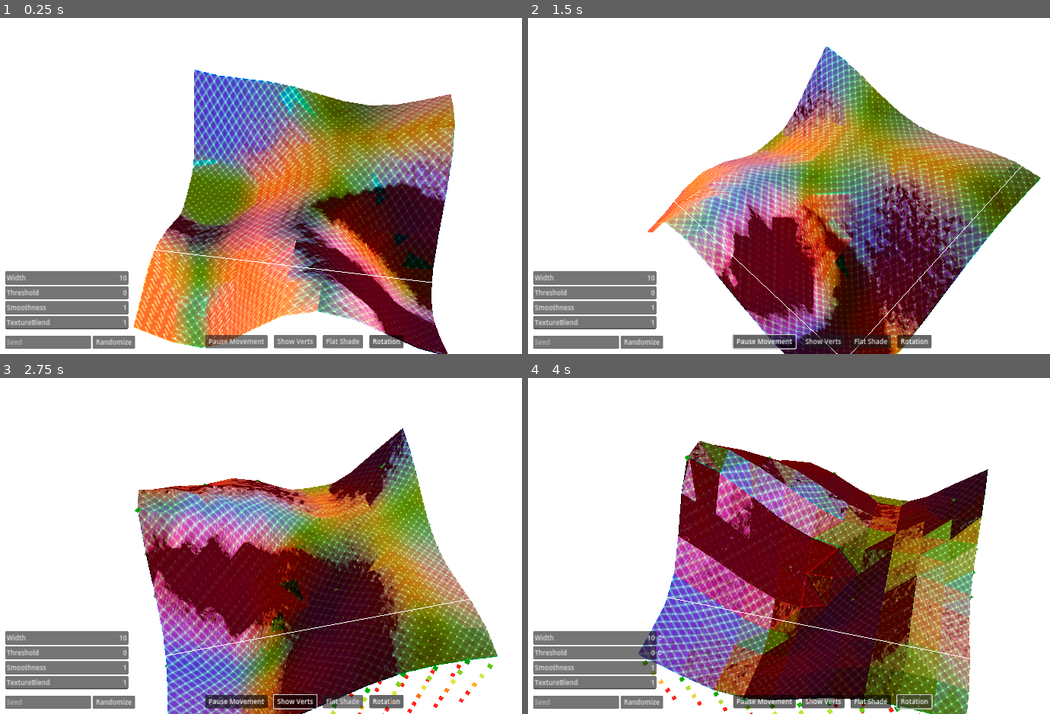
Above: before the commit, frames 1-4 (two rows, left to right).
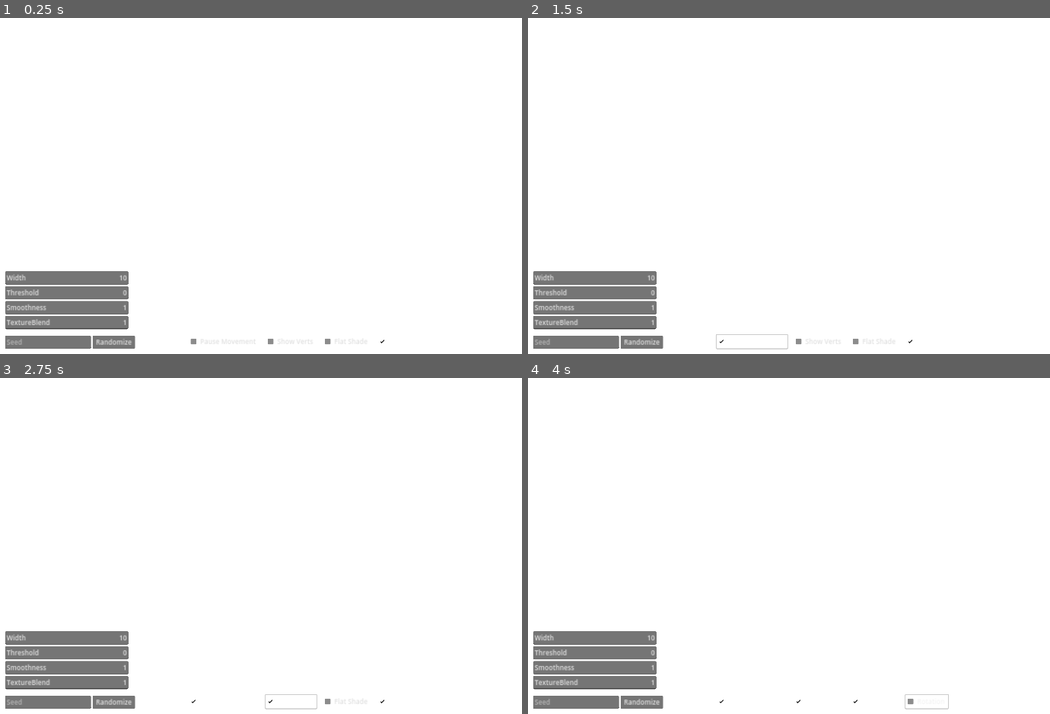
Above: after the commit, the same moments.

Repository: jupiterbjy/ProjectIncubator-Godot
Game: Godot game, scene res://Scenes/Viewer/marching_cube_viewer.tscn
Same seed, same stepped clock (60 frames per second), same inputs: the game is played once before the commit and once after it.
Inputs (mouse positions are in pixels of both pictures, inside the frame that each line leads up to):
- Up to frame 1 (0.25 s): no input
- Up to frame 2 (1.5 s): click (574, 343) at 0.52 s; type "12" at 0.6 s; click "Pause Movement" at 1.25 s
- Up to frame 3 (2.75 s): click "Show Verts" at 2 s
- Up to frame 4 (4 s): click "Flat Shade" at 2.75 s; click "Rotation" at 3.5 s

The runs differ from the first frame. In frame 1, 38% of the frame differs, in the area x 25-88%, y 15-100%; in frame 2, 36%; in frame 3, 39%; in frame 4, 40%, in the area x 21-89%, y 18-100%.
Error after the commit: Parse Error: Could not find type "Tables" in the current scope. (res://Scenes/MarchingCube/marching_cube.gd:5)

Commit message:
Refactoring Marching Cubes for better readability and usability

Diff:
--- a/MarchingCube/Scenes/MarchingCube/marching_cube.gd
+++ b/MarchingCube/Scenes/MarchingCube/marching_cube.gd
@@ -2,6 +2,8 @@
 ## Godot marching cube implementation for Cube.
 ## Multithreading is not implemented.
 
+const _tables: Tables = preload("res://Scenes/MarchingCube/tables.gd")
+
 
 @export_group("Generation")
 
@@ -29,8 +31,10 @@
 ## Decide whether to apply flat shading or not
 @export var flat_shading: bool = false
 
-
-# --- Onready ---
+@export_enum("3D", "2D", "Sphere") var density_type: int
+
+
+# --- ready ---
 
 @onready var _offset_node: Node3D = $Offset
 
@@ -44,327 +48,6 @@
 ## Cache squared verts count for indexing
 @onready var _sq_w_verts: int = self._w_verts ** 2
 
-
-# --- Noise ---
-
-## Offset to noise since noise's 0,0,0 is always 1.
-static var _NOISE_OFFSET: Vector3 = Vector3(0, 0, -10000)
-
-## Multiplier to noise since step is too small
-static var _NOISE_MULTIPLIER: float = 50.0
-
-## Return noise in range of -1.0~1.0. Redefine this yourself to change shape!
-## We're giving it int values because we'll just gonna scale entire thing down
-## via 1/width to delegate float calculation to engine.
-func sample_noise(pos: Vector3) -> float:
-	# for 3D noise just use this
-	# return self.noise.get_noise_3d(x, y, z)
-
-	# else for 2D noise we want bottom to be filled, top is open so lerp this
-	# we'll give 0.0 for Y as I'm lazy to change back to NoiseTexture2D.
-	var height: float = self.noise.get_noise_3d(pos.x, 0.0, pos.z)
-	var height_weight: float = pos.y / self.width
-
-	height = lerpf(-1.0, height / (height_weight + 1e-5) - 0.5, height_weight)
-	return clampf(height, -1.0, 1.0)
-
-
-# --- Tables ---
-
-# NOTE: it's better to fold these long bastards!
-
-## Triangulation table - cube idx to crossed edges that form triangle
-static var _CUBE_TO_TRI_EDGES_TABLE: Array[Array] = [
-	[],
-	[0, 8, 3],
-	[0, 1, 9],
-	[1, 8, 3, 9, 8, 1],
-	[1, 2, 10],
-	[0, 8, 3, 1, 2, 10],
-	[9, 2, 10, 0, 2, 9],
-	[2, 8, 3, 2, 10, 8, 10, 9, 8],
-	[3, 11, 2],
-	[0, 11, 2, 8, 11, 0],
-	[1, 9, 0, 2, 3, 11],
-	[1, 11, 2, 1, 9, 11, 9, 8, 11],
-	[3, 10, 1, 11, 10, 3],
-	[0, 10, 1, 0, 8, 10, 8, 11, 10],
-	[3, 9, 0, 3, 11, 9, 11, 10, 9],
-	[9, 8, 10, 10, 8, 11],
-	[4, 7, 8],
-	[4, 3, 0, 7, 3, 4],
-	[0, 1, 9, 8, 4, 7],
-	[4, 1, 9, 4, 7, 1, 7, 3, 1],
-	[1, 2, 10, 8, 4, 7],
-	[3, 4, 7, 3, 0, 4, 1, 2, 10],
-	[9, 2, 10, 9, 0, 2, 8, 4, 7],
-	[2, 10, 9, 2, 9, 7, 2, 7, 3, 7, 9, 4],
-	[8, 4, 7, 3, 11, 2],
-	[11, 4, 7, 11, 2, 4, 2, 0, 4],
-	[9, 0, 1, 8, 4, 7, 2, 3, 11],
-	[4, 7, 11, 9, 4, 11, 9, 11, 2, 9, 2, 1],
-	[3, 10, 1, 3, 11, 10, 7, 8, 4],
-	[1, 11, 10, 1, 4, 11, 1, 0, 4, 7, 11, 4],
-	[4, 7, 8, 9, 0, 11, 9, 11, 10, 11, 0, 3],
-	[4, 7, 11, 4, 11, 9, 9, 11, 10],
-	[9, 5, 4],
-	[9, 5, 4, 0, 8, 3],
-	[0, 5, 4, 1, 5, 0],
-	[8, 5, 4, 8, 3, 5, 3, 1, 5],
-	[1, 2, 10, 9, 5, 4],
-	[3, 0, 8, 1, 2, 10, 4, 9, 5],
-	[5, 2, 10, 5, 4, 2, 4, 0, 2],
-	[2, 10, 5, 3, 2, 5, 3, 5, 4, 3, 4, 8],
-	[9, 5, 4, 2, 3, 11],
-	[0, 11, 2, 0, 8, 11, 4, 9, 5],
-	[0, 5, 4, 0, 1, 5, 2, 3, 11],
-	[2, 1, 5, 2, 5, 8, 2, 8, 11, 4, 8, 5],
-	[10, 3, 11, 10, 1, 3, 9, 5, 4],
-	[4, 9, 5, 0, 8, 1, 8, 10, 1, 8, 11, 10],
-	[5, 4, 0, 5, 0, 11, 5, 11, 10, 11, 0, 3],
-	[5, 4, 8, 5, 8, 10, 10, 8, 11],
-	[9, 7, 8, 5, 7, 9],
-	[9, 3, 0, 9, 5, 3, 5, 7, 3],
-	[0, 7, 8, 0, 1, 7, 1, 5, 7],
-	[1, 5, 3, 3, 5, 7],
-	[9, 7, 8, 9, 5, 7, 10, 1, 2],
-	[10, 1, 2, 9, 5, 0, 5, 3, 0, 5, 7, 3],
-	[8, 0, 2, 8, 2, 5, 8, 5, 7, 10, 5, 2],
-	[2, 10, 5, 2, 5, 3, 3, 5, 7],
-	[7, 9, 5, 7, 8, 9, 3, 11, 2],
-	[9, 5, 7, 9, 7, 2, 9, 2, 0, 2, 7, 11],
-	[2, 3, 11, 0, 1, 8, 1, 7, 8, 1, 5, 7],
-	[11, 2, 1, 11, 1, 7, 7, 1, 5],
-	[9, 5, 8, 8, 5, 7, 10, 1, 3, 10, 3, 11],
-	[5, 7, 0, 5, 0, 9, 7, 11, 0, 1, 0, 10, 11, 10, 0],
-	[11, 10, 0, 11, 0, 3, 10, 5, 0, 8, 0, 7, 5, 7, 0],
-	[11, 10, 5, 7, 11, 5],
-	[10, 6, 5],
-	[0, 8, 3, 5, 10, 6],
-	[9, 0, 1, 5, 10, 6],
-	[1, 8, 3, 1, 9, 8, 5, 10, 6],
-	[1, 6, 5, 2, 6, 1],
-	[1, 6, 5, 1, 2, 6, 3, 0, 8],
-	[9, 6, 5, 9, 0, 6, 0, 2, 6],
-	[5, 9, 8, 5, 8, 2, 5, 2, 6, 3, 2, 8],
-	[2, 3, 11, 10, 6, 5],
-	[11, 0, 8, 11, 2, 0, 10, 6, 5],
-	[0, 1, 9, 2, 3, 11, 5, 10, 6],
-	[5, 10, 6, 1, 9, 2, 9, 11, 2, 9, 8, 11],
-	[6, 3, 11, 6, 5, 3, 5, 1, 3],
-	[0, 8, 11, 0, 11, 5, 0, 5, 1, 5, 11, 6],
-	[3, 11, 6, 0, 3, 6, 0, 6, 5, 0, 5, 9],
-	[6, 5, 9, 6, 9, 11, 11, 9, 8],
-	[5, 10, 6, 4, 7, 8],
-	[4, 3, 0, 4, 7, 3, 6, 5, 10],
-	[1, 9, 0, 5, 10, 6, 8, 4, 7],
-	[10, 6, 5, 1, 9, 7, 1, 7, 3, 7, 9, 4],
-	[6, 1, 2, 6, 5, 1, 4, 7, 8],
-	[1, 2, 5, 5, 2, 6, 3, 0, 4, 3, 4, 7],
-	[8, 4, 7, 9, 0, 5, 0, 6, 5, 0, 2, 6],
-	[7, 3, 9, 7, 9, 4, 3, 2, 9, 5, 9, 6, 2, 6, 9],
-	[3, 11, 2, 7, 8, 4, 10, 6, 5],
-	[5, 10, 6, 4, 7, 2, 4, 2, 0, 2, 7, 11],
-	[0, 1, 9, 4, 7, 8, 2, 3, 11, 5, 10, 6],
-	[9, 2, 1, 9, 11, 2, 9, 4, 11, 7, 11, 4, 5, 10, 6],
-	[8, 4, 7, 3, 11, 5, 3, 5, 1, 5, 11, 6],
-	[5, 1, 11, 5, 11, 6, 1, 0, 11, 7, 11, 4, 0, 4, 11],
-	[0, 5, 9, 0, 6, 5, 0, 3, 6, 11, 6, 3, 8, 4, 7],
-	[6, 5, 9, 6, 9, 11, 4, 7, 9, 7, 11, 9],
-	[10, 4, 9, 6, 4, 10],
-	[4, 10, 6, 4, 9, 10, 0, 8, 3],
-	[10, 0, 1, 10, 6, 0, 6, 4, 0],
-	[8, 3, 1, 8, 1, 6, 8, 6, 4, 6, 1, 10],
-	[1, 4, 9, 1, 2, 4, 2, 6, 4],
-	[3, 0, 8, 1, 2, 9, 2, 4, 9, 2, 6, 4],
-	[0, 2, 4, 4, 2, 6],
-	[8, 3, 2, 8, 2, 4, 4, 2, 6],
-	[10, 4, 9, 10, 6, 4, 11, 2, 3],
-	[0, 8, 2, 2, 8, 11, 4, 9, 10, 4, 10, 6],
-	[3, 11, 2, 0, 1, 6, 0, 6, 4, 6, 1, 10],
-	[6, 4, 1, 6, 1, 10, 4, 8, 1, 2, 1, 11, 8, 11, 1],
-	[9, 6, 4, 9, 3, 6, 9, 1, 3, 11, 6, 3],
-	[8, 11, 1, 8, 1, 0, 11, 6, 1, 9, 1, 4, 6, 4, 1],
-	[3, 11, 6, 3, 6, 0, 0, 6, 4],
-	[6, 4, 8, 11, 6, 8],
-	[7, 10, 6, 7, 8, 10, 8, 9, 10],
-	[0, 7, 3, 0, 10, 7, 0, 9, 10, 6, 7, 10],
-	[10, 6, 7, 1, 10, 7, 1, 7, 8, 1, 8, 0],
-	[10, 6, 7, 10, 7, 1, 1, 7, 3],
-	[1, 2, 6, 1, 6, 8, 1, 8, 9, 8, 6, 7],
-	[2, 6, 9, 2, 9, 1, 6, 7, 9, 0, 9, 3, 7, 3, 9],
-	[7, 8, 0, 7, 0, 6, 6, 0, 2],
-	[7, 3, 2, 6, 7, 2],
-	[2, 3, 11, 10, 6, 8, 10, 8, 9, 8, 6, 7],
-	[2, 0, 7, 2, 7, 11, 0, 9, 7, 6, 7, 10, 9, 10, 7],
-	[1, 8, 0, 1, 7, 8, 1, 10, 7, 6, 7, 10, 2, 3, 11],
-	[11, 2, 1, 11, 1, 7, 10, 6, 1, 6, 7, 1],
-	[8, 9, 6, 8, 6, 7, 9, 1, 6, 11, 6, 3, 1, 3, 6],
-	[0, 9, 1, 11, 6, 7],
-	[7, 8, 0, 7, 0, 6, 3, 11, 0, 11, 6, 0],
-	[7, 11, 6],
-	[7, 6, 11],
-	[3, 0, 8, 11, 7, 6],
-	[0, 1, 9, 11, 7, 6],
-	[8, 1, 9, 8, 3, 1, 11, 7, 6],
-	[10, 1, 2, 6, 11, 7],
-	[1, 2, 10, 3, 0, 8, 6, 11, 7],
-	[2, 9, 0, 2, 10, 9, 6, 11, 7],
-	[6, 11, 7, 2, 10, 3, 10, 8, 3, 10, 9, 8],
-	[7, 2, 3, 6, 2, 7],
-	[7, 0, 8, 7, 6, 0, 6, 2, 0],
-	[2, 7, 6, 2, 3, 7, 0, 1, 9],
-	[1, 6, 2, 1, 8, 6, 1, 9, 8, 8, 7, 6],
-	[10, 7, 6, 10, 1, 7, 1, 3, 7],
-	[10, 7, 6, 1, 7, 10, 1, 8, 7, 1, 0, 8],
-	[0, 3, 7, 0, 7, 10, 0, 10, 9, 6, 10, 7],
-	[7, 6, 10, 7, 10, 8, 8, 10, 9],
-	[6, 8, 4, 11, 8, 6],
-	[3, 6, 11, 3, 0, 6, 0, 4, 6],
-	[8, 6, 11, 8, 4, 6, 9, 0, 1],
-	[9, 4, 6, 9, 6, 3, 9, 3, 1, 11, 3, 6],
-	[6, 8, 4, 6, 11, 8, 2, 10, 1],
-	[1, 2, 10, 3, 0, 11, 0, 6, 11, 0, 4, 6],
-	[4, 11, 8, 4, 6, 11, 0, 2, 9, 2, 10, 9],
-	[10, 9, 3, 10, 3, 2, 9, 4, 3, 11, 3, 6, 4, 6, 3],
-	[8, 2, 3, 8, 4, 2, 4, 6, 2],
-	[0, 4, 2, 4, 6, 2],
-	[1, 9, 0, 2, 3, 4, 2, 4, 6, 4, 3, 8],
-	[1, 9, 4, 1, 4, 2, 2, 4, 6],
-	[8, 1, 3, 8, 6, 1, 8, 4, 6, 6, 10, 1],
-	[10, 1, 0, 10, 0, 6, 6, 0, 4],
-	[4, 6, 3, 4, 3, 8, 6, 10, 3, 0, 3, 9, 10, 9, 3],
-	[10, 9, 4, 6, 10, 4],
-	[4, 9, 5, 7, 6, 11],
-	[0, 8, 3, 4, 9, 5, 11, 7, 6],
-	[5, 0, 1, 5, 4, 0, 7, 6, 11],
-	[11, 7, 6, 8, 3, 4, 3, 5, 4, 3, 1, 5],
-	[9, 5, 4, 10, 1, 2, 7, 6, 11],
-	[6, 11, 7, 1, 2, 10, 0, 8, 3, 4, 9, 5],
-	[7, 6, 11, 5, 4, 10, 4, 2, 10, 4, 0, 2],
-	[3, 4, 8, 3, 5, 4, 3, 2, 5, 10, 5, 2, 11, 7, 6],
-	[7, 2, 3, 7, 6, 2, 5, 4, 9],
-	[9, 5, 4, 0, 8, 6, 0, 6, 2, 6, 8, 7],
-	[3, 6, 2, 3, 7, 6, 1, 5, 0, 5, 4, 0],
-	[6, 2, 8, 6, 8, 7, 2, 1, 8, 4, 8, 5, 1, 5, 8],
-	[9, 5, 4, 10, 1, 6, 1, 7, 6, 1, 3, 7],
-	[1, 6, 10, 1, 7, 6, 1, 0, 7, 8, 7, 0, 9, 5, 4],
-	[4, 0, 10, 4, 10, 5, 0, 3, 10, 6, 10, 7, 3, 7, 10],
-	[7, 6, 10, 7, 10, 8, 5, 4, 10, 4, 8, 10],
-	[6, 9, 5, 6, 11, 9, 11, 8, 9],
-	[3, 6, 11, 0, 6, 3, 0, 5, 6, 0, 9, 5],
-	[0, 11, 8, 0, 5, 11, 0, 1, 5, 5, 6, 11],
-	[6, 11, 3, 6, 3, 5, 5, 3, 1],
-	[1, 2, 10, 9, 5, 11, 9, 11, 8, 11, 5, 6],
-	[0, 11, 3, 0, 6, 11, 0, 9, 6, 5, 6, 9, 1, 2, 10],
-	[11, 8, 5, 11, 5, 6, 8, 0, 5, 10, 5, 2, 0, 2, 5],
-	[6, 11, 3, 6, 3, 5, 2, 10, 3, 10, 5, 3],
-	[5, 8, 9, 5, 2, 8, 5, 6, 2, 3, 8, 2],
-	[9, 5, 6, 9, 6, 0, 0, 6, 2],
-	[1, 5, 8, 1, 8, 0, 5, 6, 8, 3, 8, 2, 6, 2, 8],
-	[1, 5, 6, 2, 1, 6],
-	[1, 3, 6, 1, 6, 10, 3, 8, 6, 5, 6, 9, 8, 9, 6],
-	[10, 1, 0, 10, 0, 6, 9, 5, 0, 5, 6, 0],
-	[0, 3, 8, 5, 6, 10],
-	[10, 5, 6],
-	[11, 5, 10, 7, 5, 11],
-	[11, 5, 10, 11, 7, 5, 8, 3, 0],
-	[5, 11, 7, 5, 10, 11, 1, 9, 0],
-	[10, 7, 5, 10, 11, 7, 9, 8, 1, 8, 3, 1],
-	[11, 1, 2, 11, 7, 1, 7, 5, 1],
-	[0, 8, 3, 1, 2, 7, 1, 7, 5, 7, 2, 11],
-	[9, 7, 5, 9, 2, 7, 9, 0, 2, 2, 11, 7],
-	[7, 5, 2, 7, 2, 11, 5, 9, 2, 3, 2, 8, 9, 8, 2],
-	[2, 5, 10, 2, 3, 5, 3, 7, 5],
-	[8, 2, 0, 8, 5, 2, 8, 7, 5, 10, 2, 5],
-	[9, 0, 1, 5, 10, 3, 5, 3, 7, 3, 10, 2],
-	[9, 8, 2, 9, 2, 1, 8, 7, 2, 10, 2, 5, 7, 5, 2],
-	[1, 3, 5, 3, 7, 5],
-	[0, 8, 7, 0, 7, 1, 1, 7, 5],
-	[9, 0, 3, 9, 3, 5, 5, 3, 7],
-	[9, 8, 7, 5, 9, 7],
-	[5, 8, 4, 5, 10, 8, 10, 11, 8],
-	[5, 0, 4, 5, 11, 0, 5, 10, 11, 11, 3, 0],
-	[0, 1, 9, 8, 4, 10, 8, 10, 11, 10, 4, 5],
-	[10, 11, 4, 10, 4, 5, 11, 3, 4, 9, 4, 1, 3, 1, 4],
-	[2, 5, 1, 2, 8, 5, 2, 11, 8, 4, 5, 8],
-	[0, 4, 11, 0, 11, 3, 4, 5, 11, 2, 11, 1, 5, 1, 11],
-	[0, 2, 5, 0, 5, 9, 2, 11, 5, 4, 5, 8, 11, 8, 5],
-	[9, 4, 5, 2, 11, 3],
-	[2, 5, 10, 3, 5, 2, 3, 4, 5, 3, 8, 4],
-	[5, 10, 2, 5, 2, 4, 4, 2, 0],
-	[3, 10, 2, 3, 5, 10, 3, 8, 5, 4, 5, 8, 0, 1, 9],
-	[5, 10, 2, 5, 2, 4, 1, 9, 2, 9, 4, 2],
-	[8, 4, 5, 8, 5, 3, 3, 5, 1],
-	[0, 4, 5, 1, 0, 5],
-	[8, 4, 5, 8, 5, 3, 9, 0, 5, 0, 3, 5],
-	[9, 4, 5],
-	[4, 11, 7, 4, 9, 11, 9, 10, 11],
-	[0, 8, 3, 4, 9, 7, 9, 11, 7, 9, 10, 11],
-	[1, 10, 11, 1, 11, 4, 1, 4, 0, 7, 4, 11],
-	[3, 1, 4, 3, 4, 8, 1, 10, 4, 7, 4, 11, 10, 11, 4],
-	[4, 11, 7, 9, 11, 4, 9, 2, 11, 9, 1, 2],
-	[9, 7, 4, 9, 11, 7, 9, 1, 11, 2, 11, 1, 0, 8, 3],
-	[11, 7, 4, 11, 4, 2, 2, 4, 0],
-	[11, 7, 4, 11, 4, 2, 8, 3, 4, 3, 2, 4],
-	[2, 9, 10, 2, 7, 9, 2, 3, 7, 7, 4, 9],
-	[9, 10, 7, 9, 7, 4, 10, 2, 7, 8, 7, 0, 2, 0, 7],
-	[3, 7, 10, 3, 10, 2, 7, 4, 10, 1, 10, 0, 4, 0, 10],
-	[1, 10, 2, 8, 7, 4],
-	[4, 9, 1, 4, 1, 7, 7, 1, 3],
-	[4, 9, 1, 4, 1, 7, 0, 8, 1, 8, 7, 1],
-	[4, 0, 3, 7, 4, 3],
-	[4, 8, 7],
-	[9, 10, 8, 10, 11, 8],
-	[3, 0, 9, 3, 9, 11, 11, 9, 10],
-	[0, 1, 10, 0, 10, 8, 8, 10, 11],
-	[3, 1, 10, 11, 3, 10],
-	[1, 2, 11, 1, 11, 9, 9, 11, 8],
-	[3, 0, 9, 3, 9, 11, 1, 2, 9, 2, 11, 9],
-	[0, 2, 11, 8, 0, 11],
-	[3, 2, 11],
-	[2, 3, 8, 2, 8, 10, 10, 8, 9],
-	[9, 10, 2, 0, 9, 2],
-	[2, 3, 8, 2, 8, 10, 0, 1, 8, 1, 10, 8],
-	[1, 10, 2],
-	[1, 3, 8, 9, 1, 8],
-	[0, 9, 1],
-	[0, 3, 8],
-	[]
-]
-
-## Edge's vert a, b index in cube
-static var _EDGE_TO_VERT_TABLE: Array[Array] = [
-	[0, 1],
-	[1, 2],
-	[2, 3],
-	[3, 0],
-	[4, 5],
-	[5, 6],
-	[6, 7],
-	[7, 4],
-	[0, 4],
-	[1, 5],
-	[2, 6],
-	[3, 7],
-]
-
-## Relative offset from Cube's 0th vert
-static var _VERT_OFFSET_TABLE: Array[Vector3i] = [
-	Vector3i.ZERO,
-	Vector3i(1, 0, 0),
-	Vector3i(1, 0, 1),
-	Vector3i(0, 0, 1),
-	Vector3i(0, 1, 0),
-	Vector3i(1, 1, 0),
-	Vector3i(1, 1, 1),
-	Vector3i(0, 1, 1),
-]
-
-
-## Get vert at given index relative to 0th vert position
-func _get_vert(zero_vert: Vector3i, idx: int) -> Vector3i:
-	return zero_vert + self._VERT_OFFSET_TABLE[idx]
 
 
 # --- Height Grid ---
@@ -409,6 +92,11 @@
 	return Vector3(vert_a) + factor * Vector3(vert_b - vert_a)
 
 
+## Normalize & Center logical coordinate so chunk is centered and scaled.
+func _normalize_coordinate(logical_xyz: Vector3) -> Vector3:
+	return (logical_xyz / self.width) - Vector3(0.5, 0.5, 0.5)
+
+
 # --- Marching Cube Implementations
 
 ## Generates cube index of cube that starts with given vertex.
@@ -425,7 +113,7 @@
 	return cube_idx
 
 
-## Generate actual vertex pos from given cube index.
+## Generate actual vertex pos from given cube index and logical vert_zero position.
 func _generate_mesh_vertices(vert_zero: Vector3i, vert_arr: Array[Vector3]):
 	# iso_level = height threshold in this implementation.
 	# iso = greek 'isos', meaning 'equal'. So equal level!
@@ -460,7 +148,7 @@
 		var vert_mixed: Vector3 = lerp(vert_hard, vert_smooth, self.smoothness)
 
 		# append to vert array
-		vert_arr.append(vert_mixed)
+		vert_arr.append(self._normalize_coordinate(vert_mixed))
 
 
 ## Generate mesh from existing heights
@@ -506,9 +194,7 @@
 
 
 ## Set noise & update marker. Does not regenerate mesh.
-func _resample_noise() -> void:
-	# premultiply with vert count so we can save calculations
-	var vert_offset: Vector3 = self.chunk_pos * self._w_verts + self._NOISE_OFFSET
+func _resample_density() -> void:
 
 	for x in range(self._w_verts):
 		var x_flat_idx: int = self._sq_w_verts * x
@@ -520,8 +206,8 @@
 				var flat_idx = x_flat_idx + y_flat_idx + z
 
 				# we're dividing by vert width to make sure UV 1:1 match width
-				var height: float = self.sample_noise(
-					(Vector3(x, y, z) / self.width + vert_offset) * self._NOISE_MULTIPLIER
+				var height: float = self.sample_density(
+					self._normalize_coordinate(Vector3(x, y, z))
 				)
 
 				self._heights[flat_idx] = height
@@ -569,7 +255,7 @@
 				var instance: Node3D = self.vert_marker.instantiate()
 
 				self._marker_root.add_child(instance)
-				instance.position = Vector3(x, y, z)
+				instance.position = self._normalize_coordinate(Vector3(x, y, z))
 
 				self._markers[x_flat_idx + y_flat_idx + z] = instance
 
@@ -583,19 +269,15 @@
 ## - initializing
 ## - width change
 func regenerate_all() -> void:
-
 	self._recreate_grid()
-	self._resample_noise()
+	self._resample_density()
 	self.regenerate_mesh()
-
-	# update scale since size width might have changed.
-	self._offset_node.scale = Vector3.ONE / self.width
 
 
 ## Convenience wrapper for setting noise seed. Regenerate noise & mesh.
 func set_seed(new_seed: int) -> void:
 	self.noise.seed = new_seed
-	self._resample_noise()
+	self._resample_density()
 	self.regenerate_mesh()
 
 
@@ -636,7 +318,7 @@
 ## Regenerates noise and mesh.
 func set_chunk_pos(new_chunk_pos: Vector3) -> void:
 	self.chunk_pos = new_chunk_pos
-	self._resample_noise()
+	self._resample_density()
 	self.regenerate_mesh()
 
 
--- a/MarchingCube/Scenes/MarchingCube/marching_cube.tscn
+++ b/MarchingCube/Scenes/MarchingCube/marching_cube.tscn
@@ -20,11 +20,16 @@
 
 [node name="MarchingCube" type="Node3D"]
 script = ExtResource("1_wl5se")
+width = null
+chunk_pos = null
 noise = SubResource("FastNoiseLite_sd38l")
+threshold = null
+smoothness = null
 vert_marker = ExtResource("2_c3d21")
+flat_shading = null
+density_type = null
 
 [node name="Offset" type="Node3D" parent="."]
-transform = Transform3D(1, 0, 0, 0, 1, 0, 0, 0, 1, -0.5, -0.5, -0.5)
 
 [node name="MeshInstance" type="MeshInstance3D" parent="Offset"]
 material_override = ExtResource("3_bmlxl")
--- a/MarchingCube/Scenes/Viewer/marching_cube_viewer.tscn
+++ b/MarchingCube/Scenes/Viewer/marching_cube_viewer.tscn
@@ -10,6 +10,8 @@
 [sub_resource type="StandardMaterial3D" id="StandardMaterial3D_83sx4"]
 cull_mode = 2
 shading_mode = 0
+disable_ambient_light = true
+disable_fog = true
 
 [sub_resource type="StandardMaterial3D" id="StandardMaterial3D_6jmjx"]
 disable_ambient_light = true
@@ -43,6 +45,8 @@
 
 [node name="BoxBoundary" type="MeshInstance3D" parent="MarchingCube"]
 transform = Transform3D(0.5, 0, 0, 0, 0.5, 0, 0, 0, 0.5, 0, 0, 0)
+layers = 2
+cast_shadow = 0
 mesh = ExtResource("6_0y3t7")
 skeleton = NodePath("../../..")
 surface_material_override/0 = SubResource("StandardMaterial3D_83sx4")
@@ -117,35 +121,31 @@
 theme_override_constants/separation = 20
 alignment = 1
 
-[node name="PauseButton" type="Button" parent="UI/FullScreen/BottomControls"]
+[node name="PauseButton" type="CheckBox" parent="UI/FullScreen/BottomControls"]
 unique_name_in_owner = true
 layout_mode = 2
 size_flags_vertical = 4
-toggle_mode = true
 keep_pressed_outside = true
 text = " Pause Movement "
 icon_alignment = 1
 
-[node name="VertShowButton" type="Button" parent="UI/FullScreen/BottomControls"]
-layout_mode = 2
-size_flags_vertical = 4
-toggle_mode = true
+[node name="VertShowButton" type="CheckBox" parent="UI/FullScreen/BottomControls"]
+layout_mode = 2
+size_flags_vertical = 4
 keep_pressed_outside = true
 text = " Show Verts "
 icon_alignment = 1
 
-[node name="FlatShadeButton" type="Button" parent="UI/FullScreen/BottomControls"]
-layout_mode = 2
-size_flags_vertical = 4
-toggle_mode = true
+[node name="FlatShadeButton" type="CheckBox" parent="UI/FullScreen/BottomControls"]
+layout_mode = 2
+size_flags_vertical = 4
 keep_pressed_outside = true
 text = " Flat Shade "
 icon_alignment = 1
 
-[node name="RotationButton" type="Button" parent="UI/FullScreen/BottomControls"]
-layout_mode = 2
-size_flags_vertical = 4
-toggle_mode = true
+[node name="RotationButton" type="CheckBox" parent="UI/FullScreen/BottomControls"]
+layout_mode = 2
+size_flags_vertical = 4
 button_pressed = true
 keep_pressed_outside = true
 text = " Rotation "
--- a/MarchingCube/map_editor.gd
+++ /dev/null
@@ -1,40 +0,0 @@
-extends Node3D
-
-@onready var map: GroundMap = $GroundMap
-@onready var cam_holder: Node3D = $CamHolder
-
-@onready var x_spin: SpinBox = %XSpinBox
-@onready var y_spin: SpinBox = %YSpinBox
-
-
-func _ready() -> void:
-	%SeedLabel.text = str(self.map.get_seed())
-
-
-func _on_randomize_button_pressed() -> void:
-	self.map.set_random_seed()
-	self.cam_holder.position = self.map.recreate_map()
-	%SeedLabel.text = str(self.map.get_seed())
-
-
-func _on_x_spin_box_value_changed(value: float) -> void:
-	# TODO: add input check
-	self.map.cols = value
-	self.cam_holder.position = self.map.recreate_map()
-
-
-func _on_y_spin_box_value_changed(value: float) -> void:
-	self.map.rows = value
-	self.cam_holder.position = self.map.recreate_map()
-
-
-func _on_seed_label_text_submitted(new_text: String) -> void:
-	if new_text.is_valid_int():
-		self.map.set_seed(new_text.to_int())
-		self.cam_holder.position = self.map.recreate_map()
-	else:
-		%SeedLabel.clear()
-
-
-func _on_play_button_pressed() -> void:
-	pass # Replace with function body.
